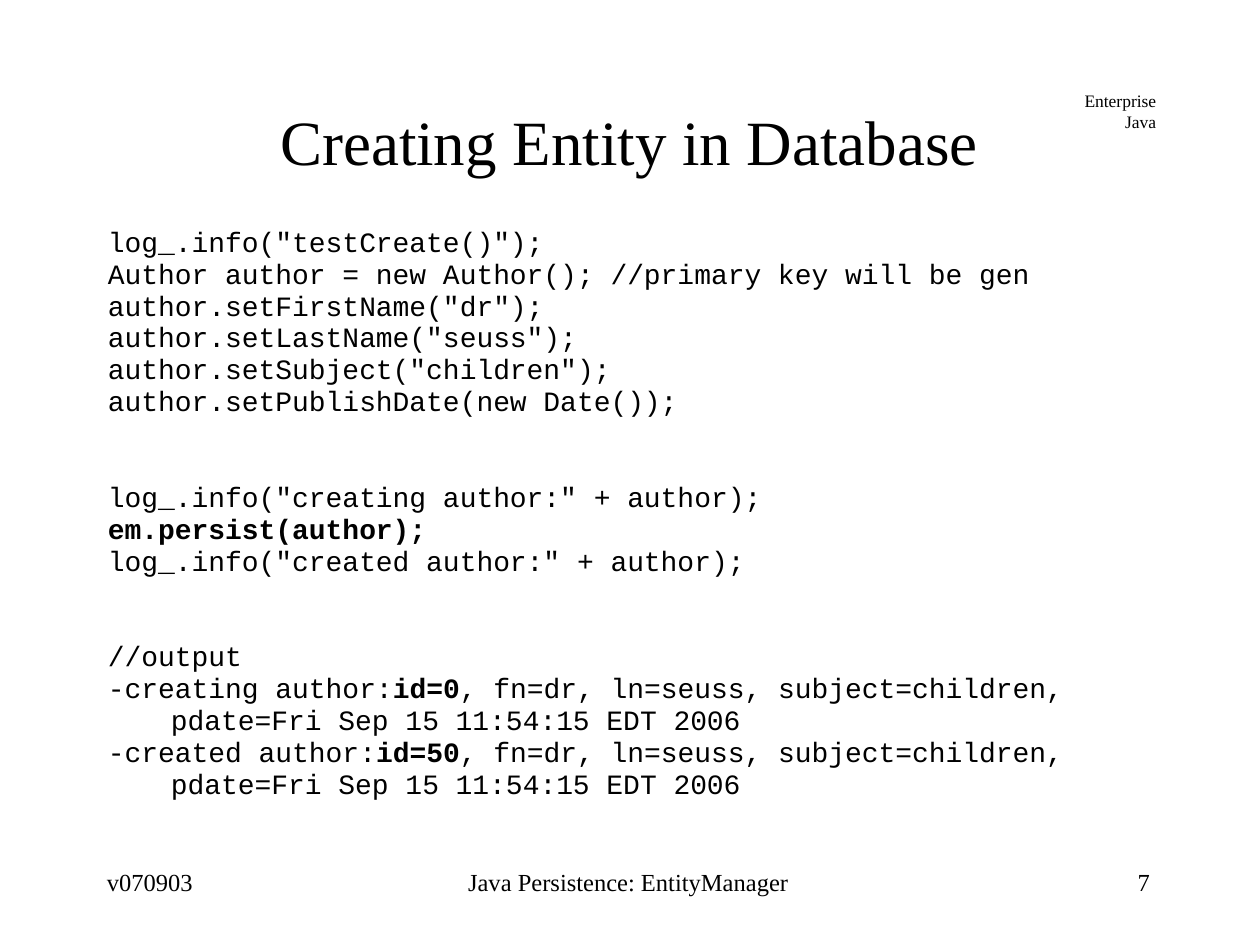
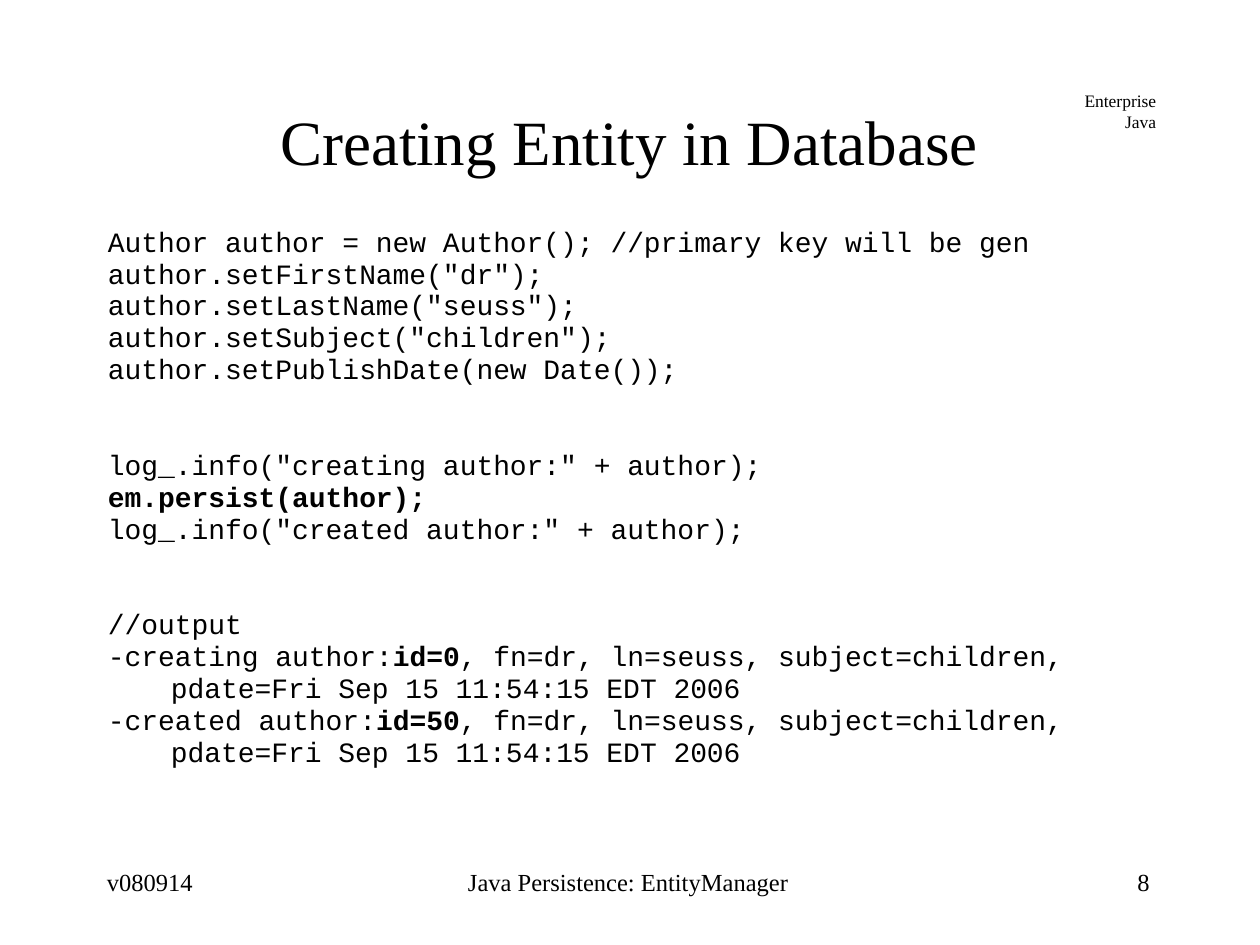
Before and after one commit to jcstaff/ejava-javaee, a slide deck: slide 8 of jpaDAO/src/site/resources/lectures/entityMgr.ppt (slide 7 before the commit). Drawn at 1260x945 pixels with LibreOffice and Linux fonts; fonts in the diff are those of the drawing. Boxes give left, top, right and bottom in pixels: in the first picture for what was removed or moved away, otherwise in the second. Text is boxed around its words. In the diff, an @@ line names an element or a change of style, - is before the commit and + after.

```diff
--- a/jpaDAO/src/site/resources/lectures/entityMgr.ppt
+++ b/jpaDAO/src/site/resources/lectures/entityMgr.ppt
@@ text at [108, 232, 544, 258]: paragraph removed @@
-log_.info("testCreate()");
@@ text at [107, 874, 193, 892]: text changed @@
-v070903
+v080914
@@ page number at [1137, 874, 1149, 892]: text changed @@
-7
+8
```
Also in this commit, not shown: 37 other slides changed, 12 slides added, 4 slides removed, 32 other files.
